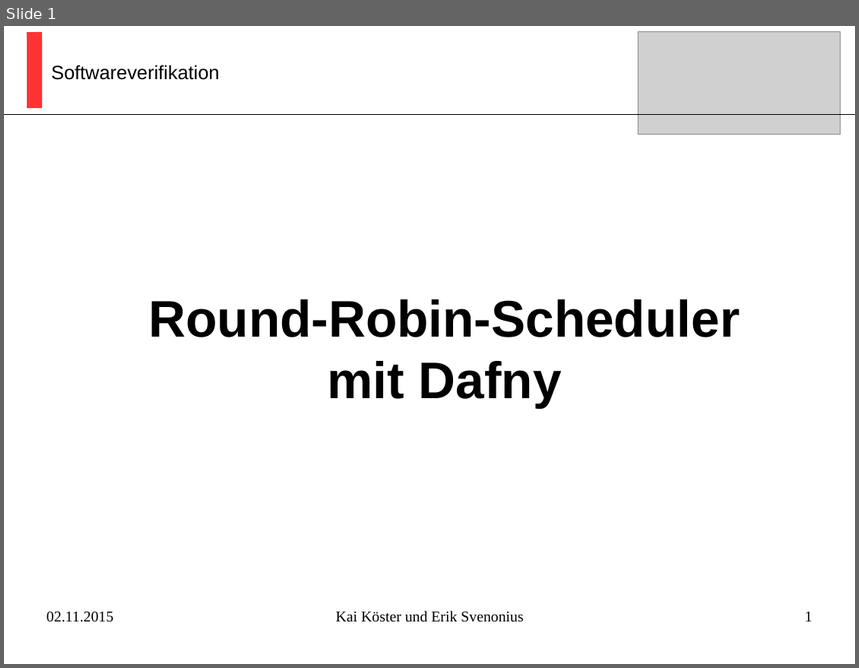
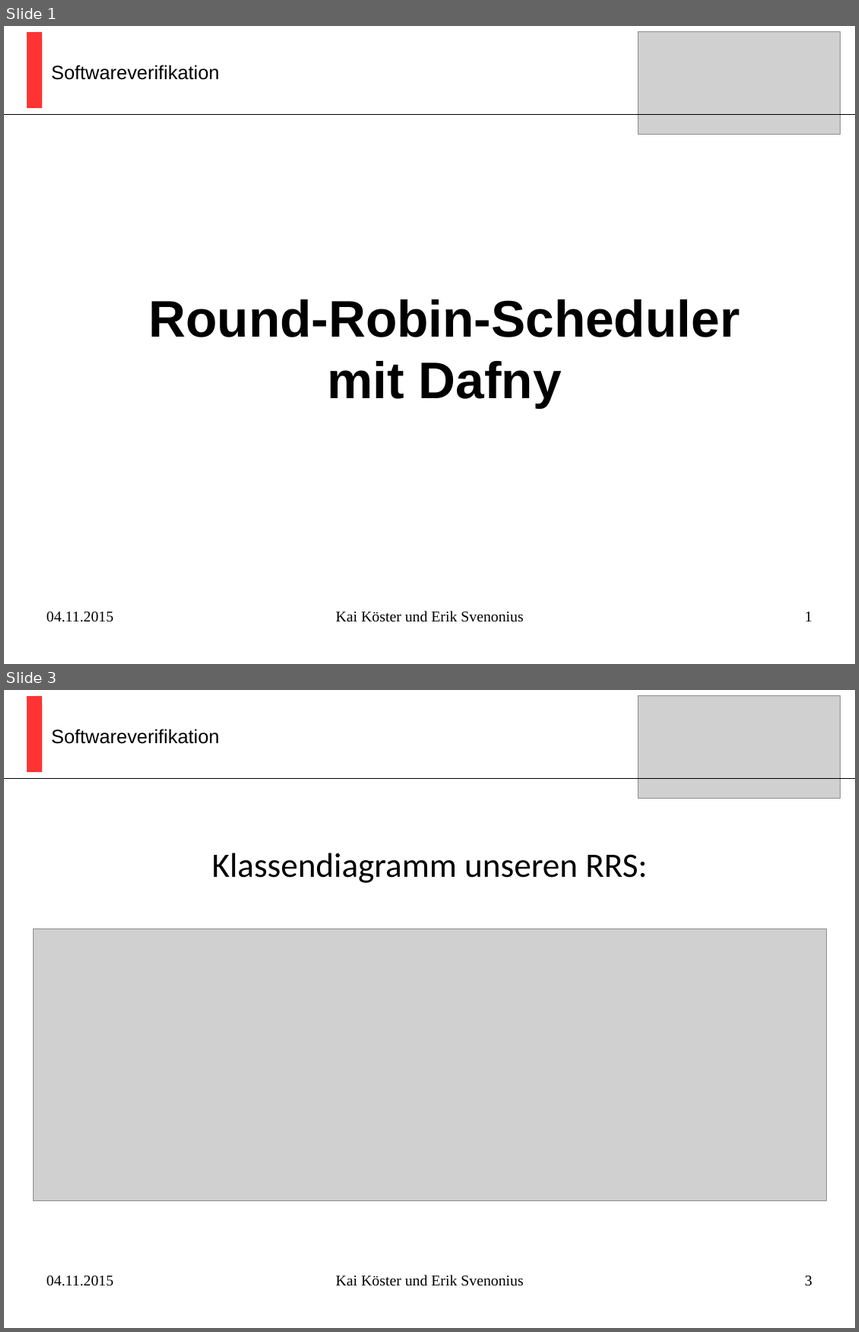
Before and after one commit to kaistefan/dafny, a slide deck: Ausarbeitung/Präsentation.pptx. Shown one above the other, each under a label of ours: slide 1 before the commit, slides 1 and 3 after it; the slides between them are not shown. The pictures are 859x668 and 859x1332 pixels, drawn with LibreOffice and Linux fonts; fonts in the diff are those of the drawing; grey boxes stand for pictures. Boxes give left, top, right and bottom in pixels: in the first picture for what was removed or moved away, otherwise in the second. Text is boxed around its words. In the diff, an @@ line names an element or a change of style, - is before the commit and + after.

```diff
--- a/Ausarbeitung/Präsentation.pptx
+++ b/Ausarbeitung/Präsentation.pptx
@@ slide 3 added at [4,690,855,1328], background #FFFFFF @@
@@ line added from (34, 696) to (34, 772), #FF3333 14.17 pt @@
@@ picture added at [638,696,841,799] @@
@@ text added at [51,729,219,744], 18 pt, text #000000 @@
+Softwareverifikation
@@ line added from (4, 778) to (855, 778), #000000 0 pt @@
@@ text added at [212,853,647,883], 32 pt, text #000000 @@
+Klassendiagramm unseren RRS:
@@ picture added at [34,929,827,1201] @@
@@ text added at [47,1276,113,1287], 14 pt, text #000000 @@
+04.11.2015
@@ text added at [336,1275,523,1287], 14 pt, text #000000 @@
+Kai Köster und Erik Svenonius
@@ page number added at [805,1276,813,1287], 14 pt, text #000000 @@
+3
@@ slide 1 changed as well @@
@@ text at [47,612,113,623]: text changed @@
-02.11.2015
+04.11.2015
```
Also in this commit, not shown: 3 other slides changed, 2 other slides added, 2 other files.
